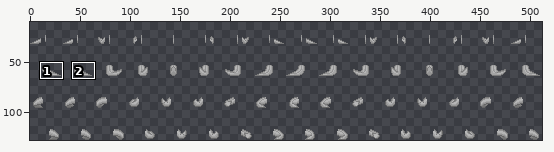
Two states of a sprite sheet, Resources/Textures/Mobs/Customization/reptilian_parts.rsi/tail_large_wagging.png. The picture above shows the old version from afar; the outline marks the close-up.
Close-up. First the earlier version:
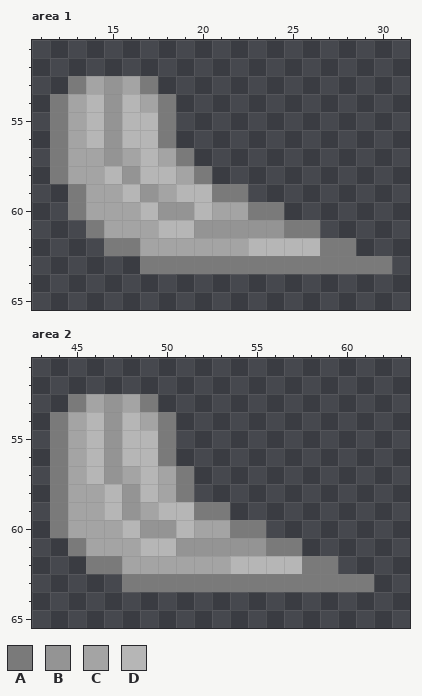
The file is 512x128 pixels. Pixels under 10% opacity are left out. Colours within 5 levels of each other are drawn and written as one. Shown: area 1: x 11..31, y 51..65; area 2: x 43..63, y 51..65. The wide view leaves out empty margins. The commit also changed other parts of the picture, which this record leaves out.
Palette (. is transparent): A #7a7a7a  B #949494  C #a4a4a4  D #b6b6b6
Pixels before, area 1, first column x 12:
53 .ACBCA.............
54 ACDBDCA............
55 ACDBDDA............
56 ACDBDDA............
57 ACCBCDCA...........
58 ACCDBDDCA..........
59 .ACCDBCDDAA........
60 .ACCCDBBDCCAA......
61 ..ACCCDDBBBBBAA....
62 ...AACCCCCCDDDDAA..
63 .....AAAAAAAAAAAAAA
Pixels before, area 2, first column x 44:
53 .ACBCA............
54 ACDBDCA...........
55 ACDBDDA...........
56 ACDBDDA...........
57 ACDBCDCA..........
58 ACCDBDCA..........
59 ACCDBCDDAA........
60 ACCCDBBDCCAA......
61 .ACCCDDBBBBBAA....
62 ..AACCCCCCDDDDAA..
63 ....AAAAAAAAAAAAAA
After:
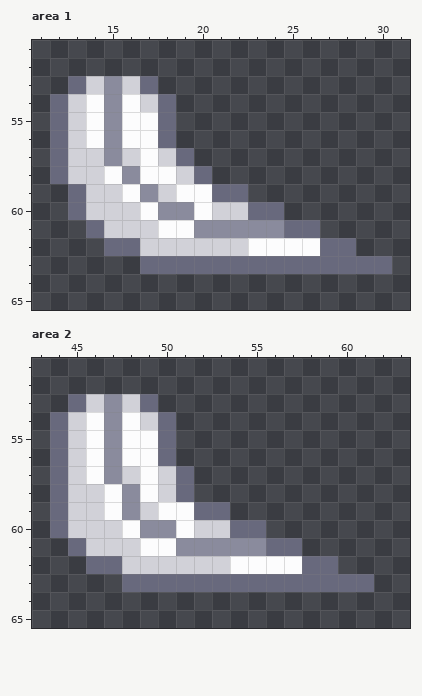
The exact change:
Colour A changes from #7a7a7a to #68697d.
Colour B changes from #949494 to #8a8b9d.
Colour C changes from #a4a4a4 to #d1d1d8.
Colour D changes from #b6b6b6 to #fcfcfd.
